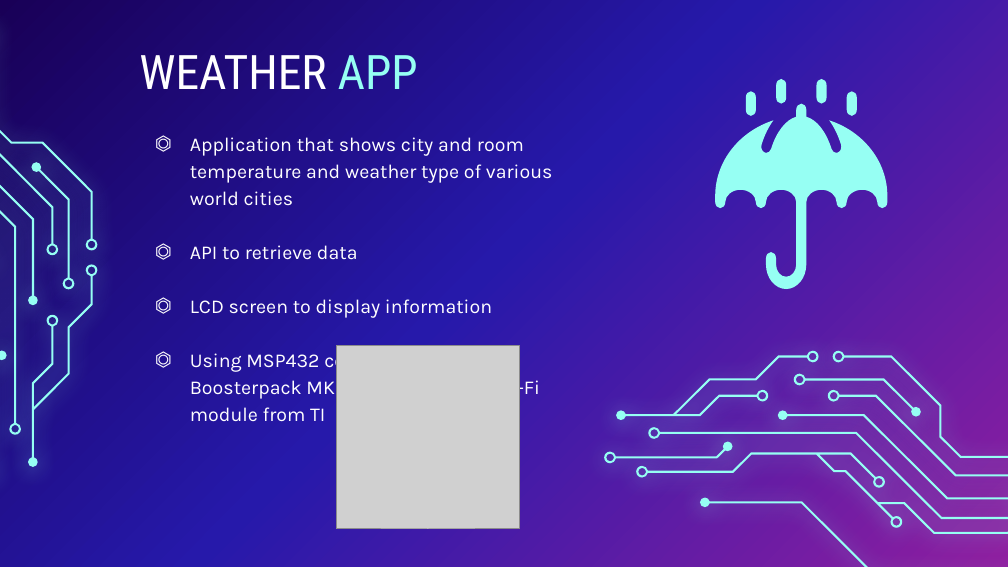
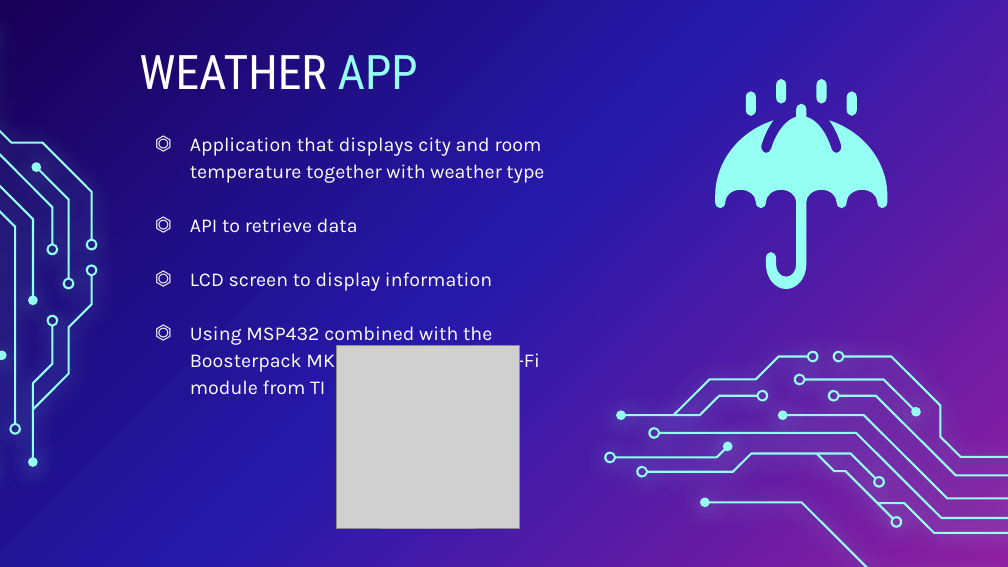
Before and after one commit to MattBort/weather-app, a slide deck: slide 2 of Embedded Presentation.pptx. Drawn at 1008x567 pixels with LibreOffice and Linux fonts; fonts in the diff are those of the drawing; grey boxes stand for pictures. Boxes give left, top, right and bottom in pixels: in the first picture for what was removed or moved away, otherwise in the second. Text is boxed around its words. In the diff, an @@ line names an element or a change of style, - is before the commit and + after.

```diff
--- a/Embedded Presentation.pptx
+++ b/Embedded Presentation.pptx
@@ text at box(190, 137, 544, 183): text changed @@
-⏣ Application that shows city and room temperature and weather type of various world cities
+⏣ Application that displays city and room temperature together with weather type
```
Also in this commit, not shown: 1 other file.
